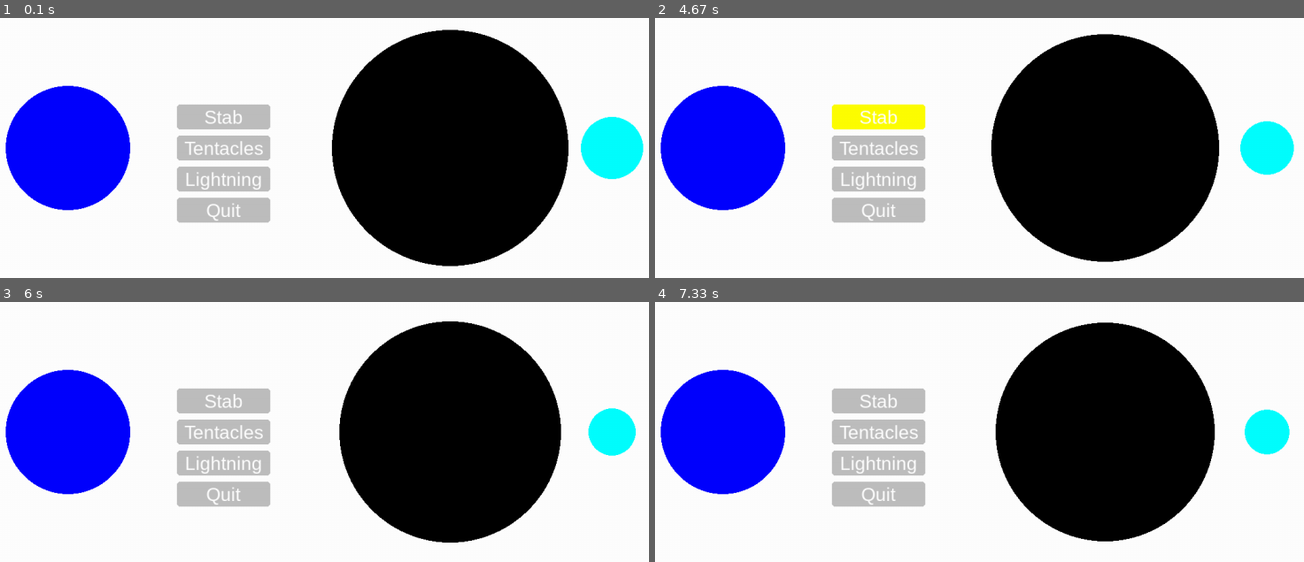
Above: before the commit, frames 1-4 (two rows, left to right).
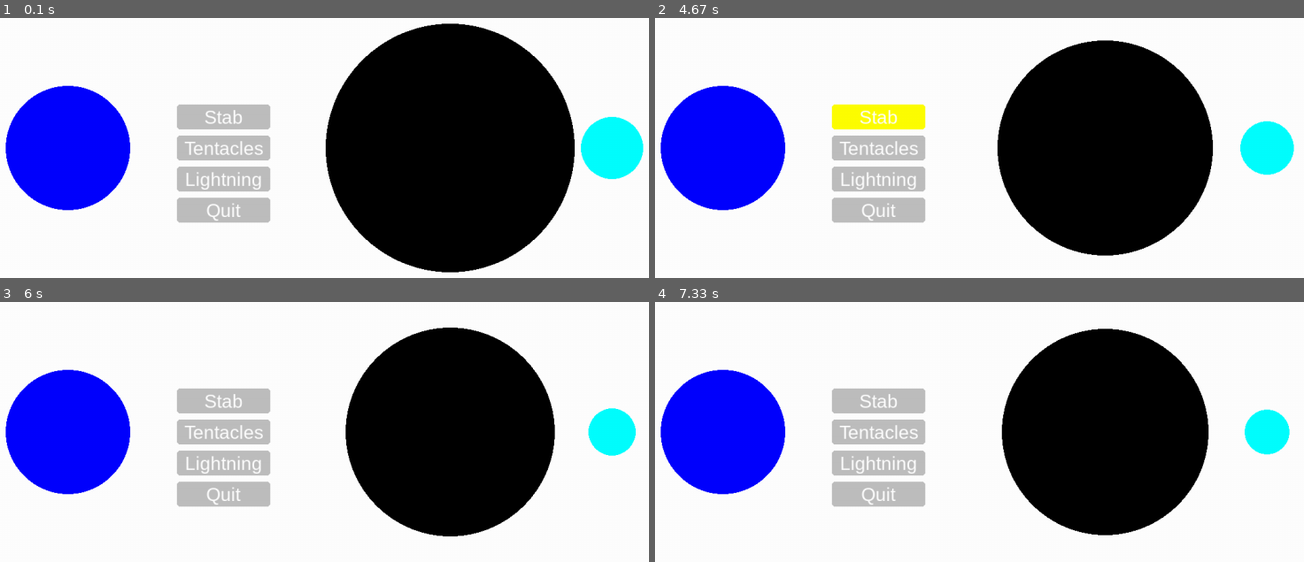
Above: after the commit, the same moments.

Repository: MathiasBenoni/IT
Game: pygame game, started from IT2/monster_rpg/main.py
Two runs of this game, one before a commit and one after it. Both use one fixed random seed, a clock stepped at 60 frames per second and the inputs below.
Inputs (mouse positions are in pixels of both pictures, inside the frame that each line leads up to):
- Up to frame 1 (0.1 s): no input
- Up to frame 2 (4.67 s): click "Stab" at 0.38 s; click (1018, 176) at 0.72 s; click "Tentacles" at 2.05 s; click (973, 265) at 2.38 s; click "Lightning" at 3.22 s; click (1219, 109) at 3.55 s; click "Stab" at 4.38 s
- Up to frame 3 (6 s): click (123, 346) at 4.72 s; click "Tentacles" at 5.55 s; click (240, 561) at 5.88 s
- Up to frame 4 (7.33 s): click (856, 465) at 6.72 s; click (934, 416) at 7.05 s

The runs differ from the first frame. In frame 1, 3.2% of the frame differs, in the area x 50-89%, y 2-98%; in frame 2, 2.9%; in frame 3, 2.8%; in frame 4, 2.8%.

Commit message:
Fixed the 'stab' func

Diff:
--- a/IT2/monster_rpg/functions.py
+++ b/IT2/monster_rpg/functions.py
@@ -7,7 +7,7 @@
   print("QUIT")
   pygame.event.post(pygame.event.Event(pygame.QUIT))
 
-def attack(enemy : object, damage):
+def attack(enemy : object, damage : int):
   enemy.take_damage(damage)
 
 def attack_multiple(enemies : list, damage : int):
--- a/IT2/monster_rpg/main.py
+++ b/IT2/monster_rpg/main.py
@@ -36,7 +36,7 @@
 
 
 buttons = [
-    Button(button_width, button_height, 'gray', 'yellow', (WIDTH // 3, HEIGHT // 2 - button_height - padding), 'Stab', my_funcs.attack(enteties[1], 10)),
+    Button(button_width, button_height, 'gray', 'yellow', (WIDTH // 3, HEIGHT // 2 - button_height - padding), 'Stab', lambda: my_funcs.attack(enteties[1], 10)),
     Button(button_width, button_height, 'gray', 'yellow', (WIDTH // 3, HEIGHT // 2), 'Tentacles', lambda: my_funcs.attack_multiple(enteties[1:len(enteties)], tentacles)),
     Button(button_width, button_height, 'gray', 'yellow', (WIDTH // 3, HEIGHT // 2 + button_height + padding), 'Lightning', lambda: my_funcs.attack_multiple(enteties[1:len(enteties)], lightning)),
     Button(button_width, button_height, 'gray', 'green', (WIDTH // 3, HEIGHT // 2 + button_height * 2 + padding * 2), 'Quit', my_funcs.quit_game)
